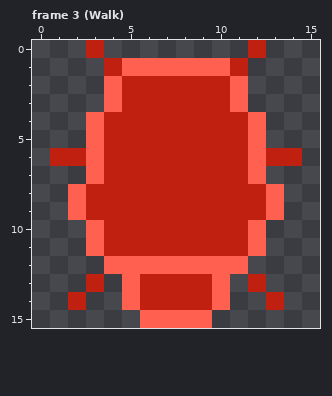
Edited in one commit: pixel-art file (Assets/Sprites/bug/bug.ase). Above is the file before it was changed.
16x16 pixels, 15 frames. Shown: frame 3 (Walk).
Now the later version:
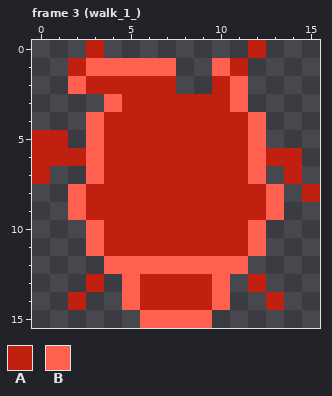
Palette (. is transparent): A #c02010  B #ff6050
What changed:
Frame 3 (walk_1_):
The author put colour A in row 1 at x 2; in row 2 at x 3; in row 5 at x 0 to 1; in row 6 at x 0; in row 7 at x 0 and 14; in row 8 at x 15.
Colour B becomes colour A in row 2 at x 4.
The author put colour B in row 1 at x 3; in row 2 at x 2.
Colour A becomes colour B in row 1 at x 4.
Colour A is gone in row 2 at x 8 to 9.
Colour B is gone in row 1 at x 8 to 9.
Boxes around the changes in both pictures, in picture pixels (x1, y1, x2, y2):
changed: (32, 58, 212, 184)
added: (284, 166, 320, 202)
